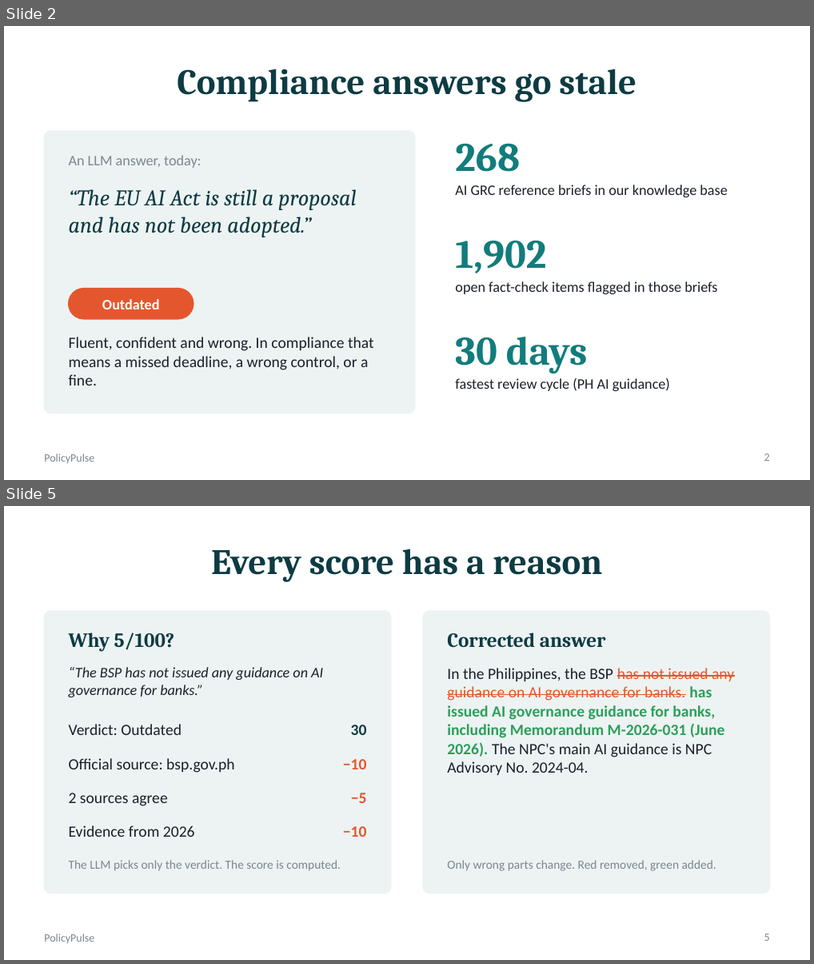
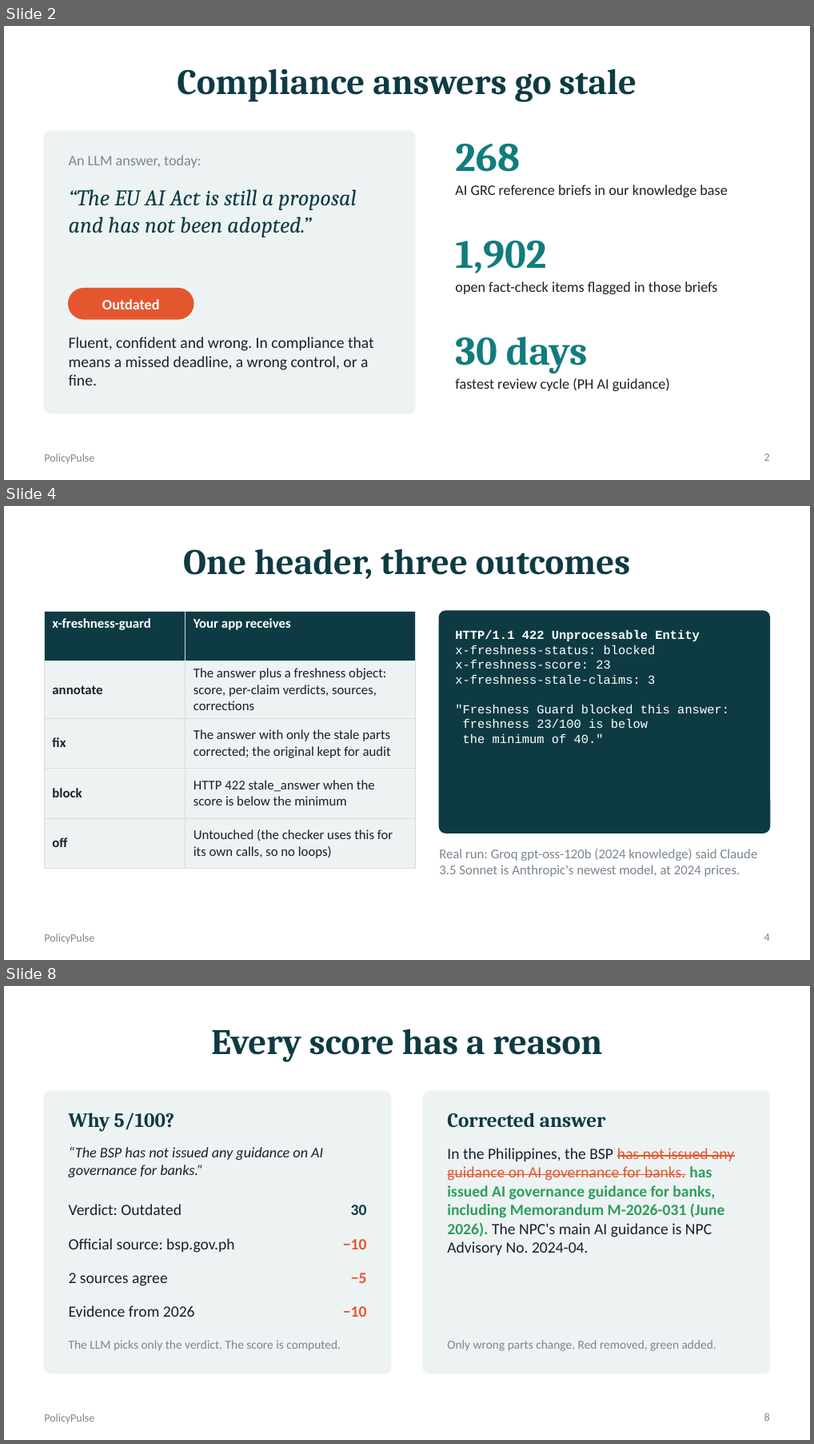
Before and after one commit to sxdkling-ops/policypulse, a slide deck: docs/PolicyPulse_Deck.pptx. Shown one above the other, each under a label of ours: slides 2 and 5 before the commit, slides 2, 4 and 8 after it; the slides between them are not shown. The pictures are 814x964 and 814x1444 pixels, drawn with LibreOffice and Linux fonts; fonts in the diff are those of the drawing. Boxes give left, top, right and bottom in pixels: in the first picture for what was removed or moved away, otherwise in the second. Text is boxed around its words. In the diff, an @@ line names an element or a change of style, - is before the commit and + after.

Commit message:
Freshness Guard: a Bifrost plugin that checks answers for stale claims
- Native Go plugin (HTTPTransportPostHook) with annotate, fix, block and off
  modes, per-request x-freshness-guard header, fail-open, and 11 tests.
- Dockerfile builds Bifrost v2.5.1 dynamically and compiles the plugin inside
  Bifrost's transports module so versions always match.
- docker compose runs Bifrost + plugin, the PolicyPulse checker and the app.
- New Freshness Guard tab; the checker opts out of its own checks.
- README and deck reworked for the Bifrost track.

```diff
--- a/docs/PolicyPulse_Deck.pptx
+++ b/docs/PolicyPulse_Deck.pptx
@@ slide 4 added at (x1=4, y1=506, x2=810, y2=960), background #FFFFFF; not listed: 1 template element that a slide beside it also shows @@
@@ title added at (x1=183, y1=549, x2=630, y2=579), 32 pt, text #0E3B43, bold @@
+One header, three outcomes
@@ table added at (x1=44, y1=611, x2=415, y2=861), 5 rows, 2 columns @@
+x-freshness-guard | Your app receives
+annotate | The answer plus a freshness object: score, per-claim verdicts, sources, corrections
+fix | The answer with only the stale parts corrected; the original kept for audit
+block | HTTP 422 stale_answer when the score is below the minimum
+off | Untouched (the checker uses this for its own calls, so no loops)
@@ rounded rectangle added at (x1=439, y1=611, x2=770, y2=832), fill #0E3B43, outline #0E3B43 1 pt @@
@@ text added at (x1=455, y1=630, x2=730, y2=743), 11 pt, text #FFFFFF @@
+HTTP/1.1 422 Unprocessable Entity
+x-freshness-status: blocked
+x-freshness-score: 23
+x-freshness-stale-claims: 3
+"Freshness Guard blocked this answer:
+freshness 23/100 is below
+the minimum of 40."
@@ text added at (x1=439, y1=848, x2=758, y2=876), 12 pt, text #7A8691 @@
+Real run: Groq gpt-oss-120b (2024 knowledge) said Claude 3.5 Sonnet is Anthropic's newest model, at 2024 prices.
@@ page number added at (x1=765, y1=933, x2=770, y2=940), 10 pt, text #7A8691 @@
+4
@@ what was slide 5 is now slide 8 @@
@@ page number at (x1=765, y1=1412, x2=770, y2=1420): text changed @@
-5
+8
```
Also in this commit, not shown: 6 slides changed, 2 other slides added, 1 slide removed, 20 other files.
